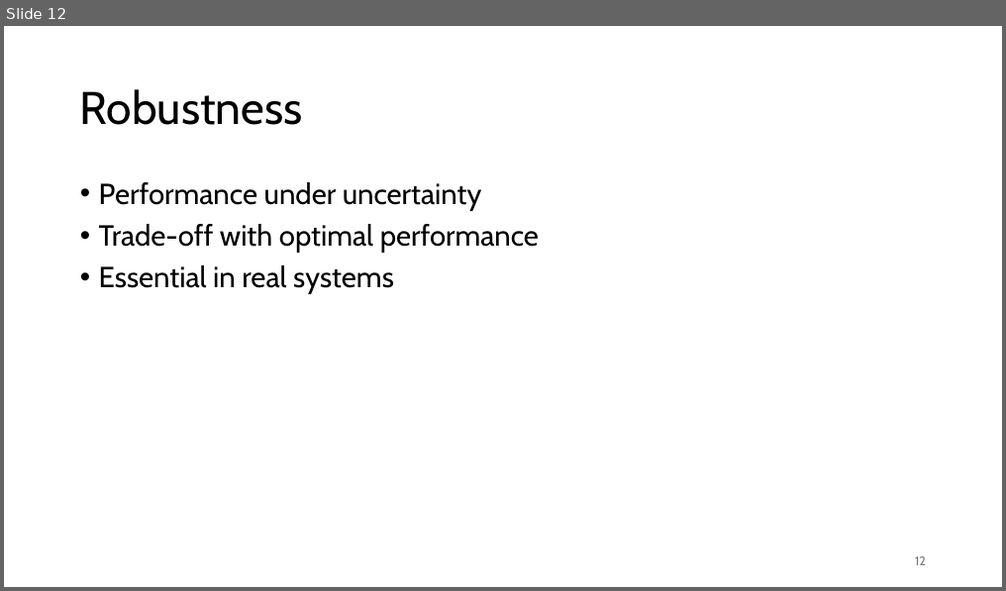
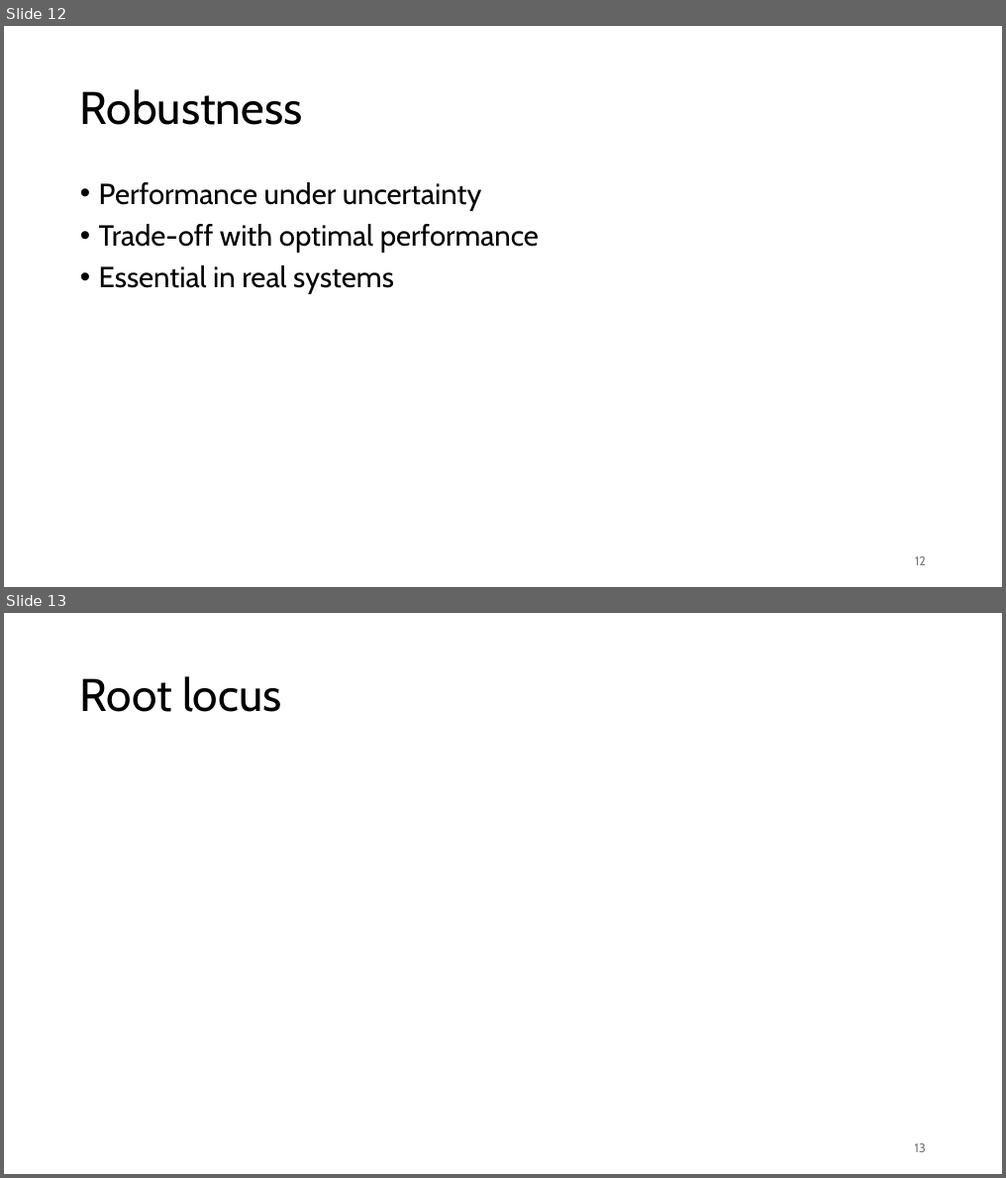
Before and after one commit to FelixWick/control_engineering, a slide deck: slides/5_controller_design.pptx. Shown one above the other, each under a label of ours: slide 12 before the commit, slides 12 and 13 after it. The pictures are 1006x591 and 1006x1178 pixels, drawn with LibreOffice and Linux fonts; fonts in the diff are those of the drawing. Boxes give left, top, right and bottom in pixels: in the first picture for what was removed or moved away, otherwise in the second. Text is boxed around its words. In the diff, an @@ line names an element or a change of style, - is before the commit and + after.

```diff
--- a/slides/5_controller_design.pptx
+++ b/slides/5_controller_design.pptx
@@ slide 13 added at bbox=[4, 613, 1002, 1174], background #FFFFFF @@
@@ title added at bbox=[80, 676, 281, 712], 44 pt, text #000000 @@
+Root locus
@@ page number added at bbox=[915, 1144, 926, 1153], 12 pt, text #797979 @@
+13
```
Also in this commit, not shown: 1 slide changed, 1 other slide added, 3 other files.
